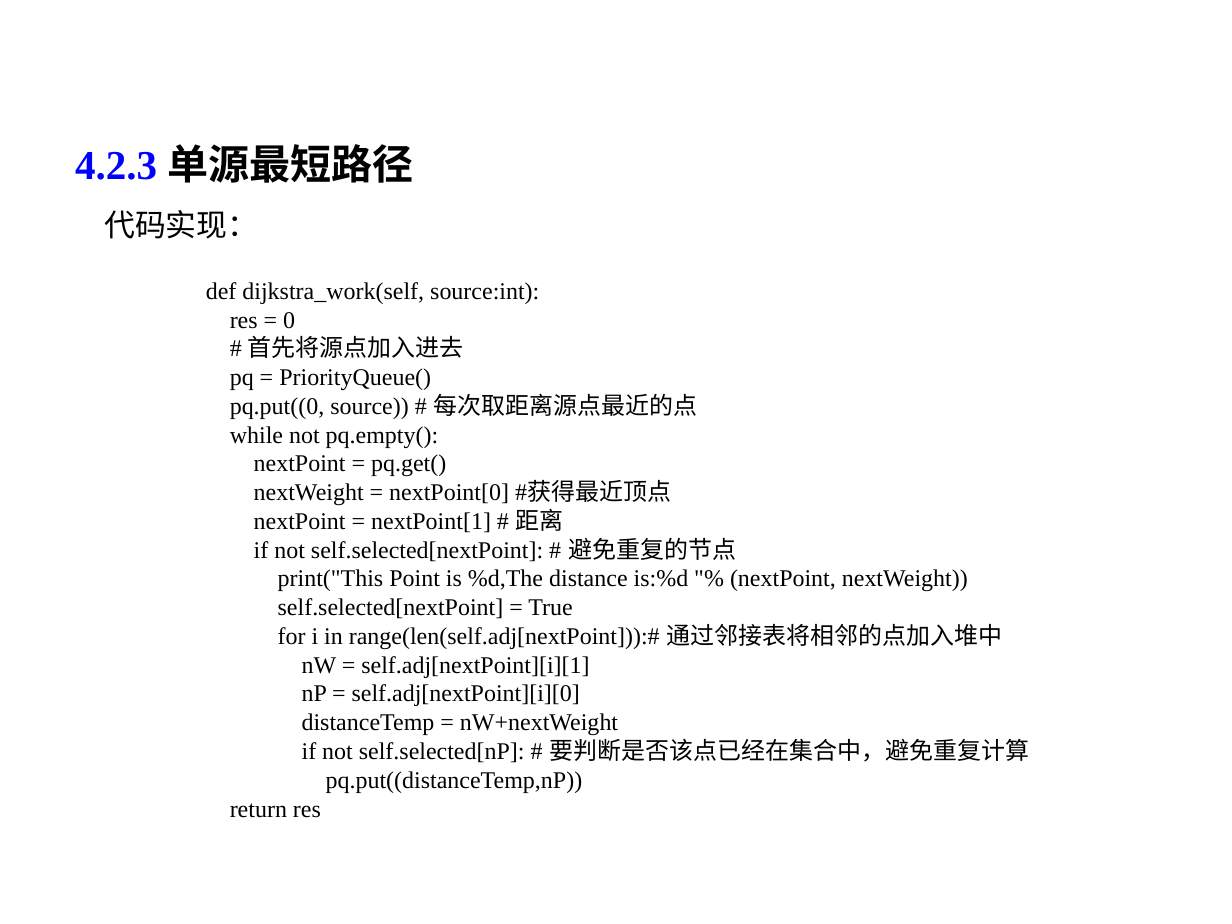
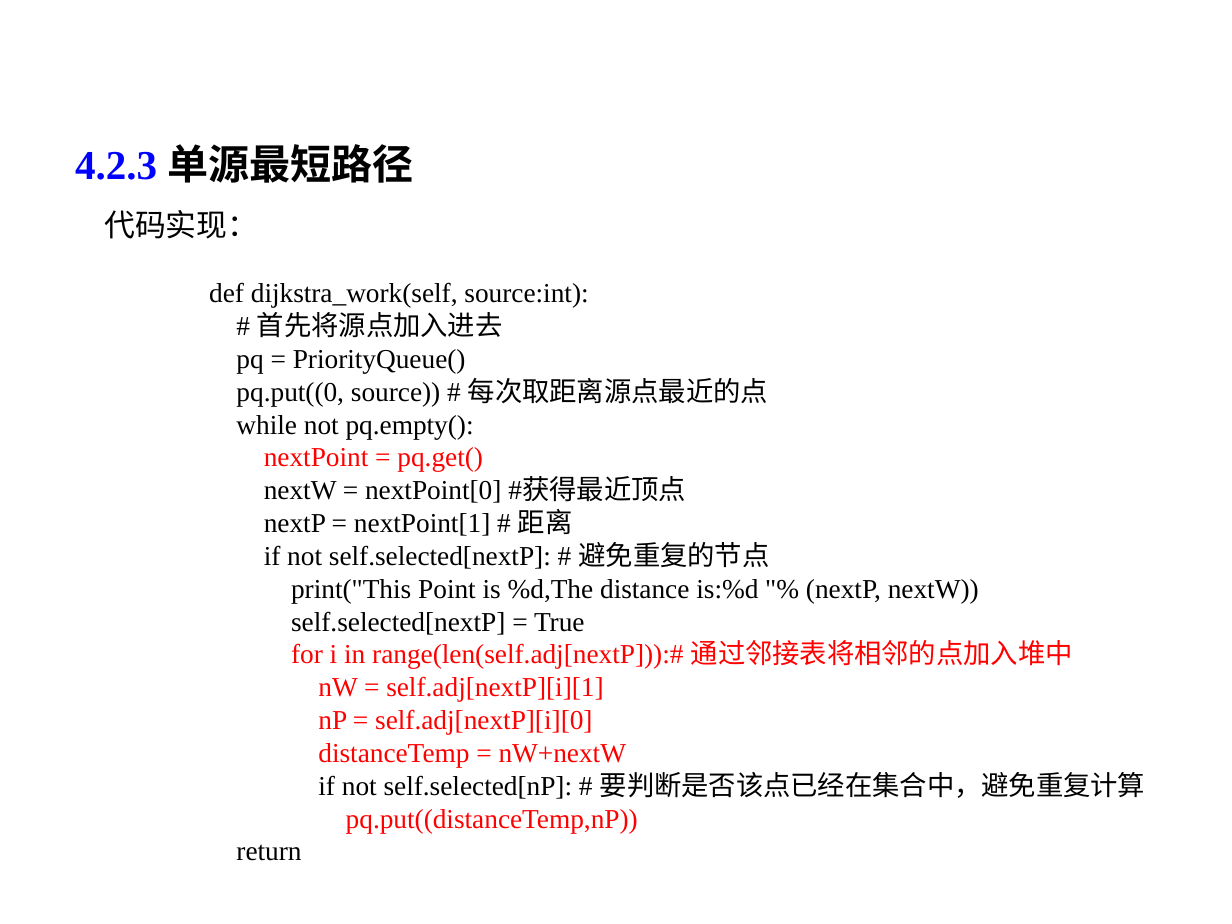
Before and after one commit to liutongling/DP, a slide deck: slide 65 of file/第4章 贪心法.pptx. Drawn at 1232x924 pixels with LibreOffice and Linux fonts; fonts in the diff are those of the drawing; background and template pictures are left out. Boxes give left, top, right and bottom in pixels: in the first picture for what was removed or moved away, otherwise in the second. Text is boxed around its words. In the diff, an @@ line names an element or a change of style, - is before the commit and + after.

```diff
--- a/file/第4章 贪心法.pptx
+++ b/file/第4章 贪心法.pptx
@@ text at [209,282,1146,833]: size 14 to 16 pt in "def dijkstra_work(self, source:int):", "# 首先将源点加入进去", "pq = PriorityQueue()", "pq.put((0, source)) # 每次取距离源点最近的点" and 4 more places; text colour #000000 to #FF0000 in "nextPoint = pq.get()", "pq.put((distanceTemp,nP))" @@
@@ text at [230,312,295,329]: paragraph removed @@
-res = 0
@@ text at [264,478,1073,767]: text changed; size 14 to 16 pt @@
-nextWeight = nextPoint[0] #获得最近顶点
-nextPoint = nextPoint[1] # 距离
-if not self.selected[nextPoint]: # 避免重复的节点
-print("This Point is %d,The distance is:%d "% (nextPoint, nextWeight))
-self.selected[nextPoint] = True
-for i in range(len(self.adj[nextPoint])):# 通过邻接表将相邻的点加入堆中
-nW = self.adj[nextPoint][i][1]
-nP = self.adj[nextPoint][i][0]
-distanceTemp = nW+nextWeight
+nextW = nextPoint[0] #获得最近顶点
+nextP = nextPoint[1] # 距离
+if not self.selected[nextP]: # 避免重复的节点
+print("This Point is %d,The distance is:%d "% (nextP, nextW))
+self.selected[nextP] = True
+for i in range(len(self.adj[nextP])):# 通过邻接表将相邻的点加入堆中
+nW = self.adj[nextP][i][1]
+nP = self.adj[nextP][i][0]
+distanceTemp = nW+nextW
@@ text at [236,844,301,861]: text changed; size 14 to 16 pt @@
-return res
+return
```
Also in this commit, not shown: 1 slide added, 3 other files.
